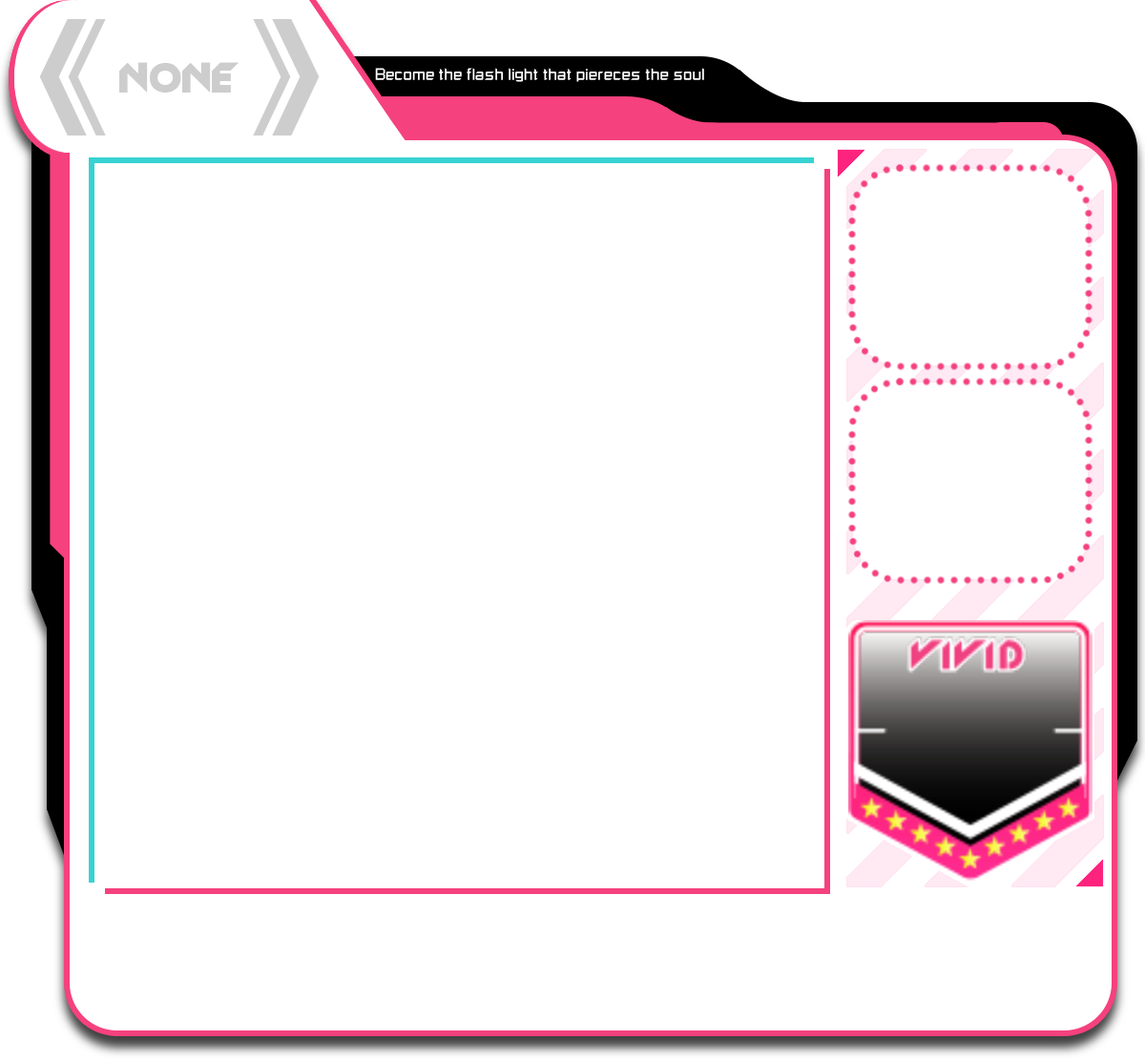
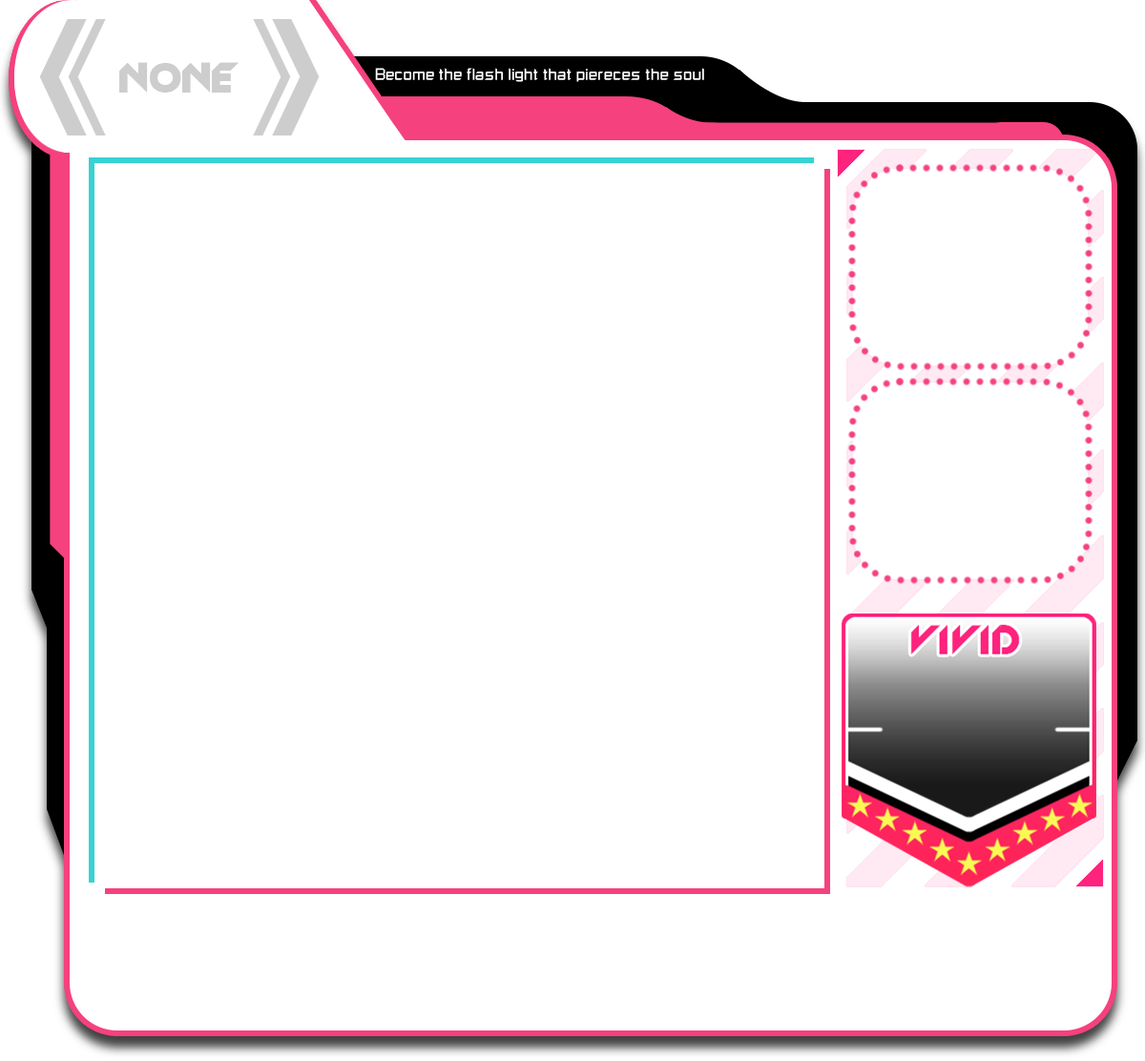
The second 1145×1061 image is a revision of the first. Changes to its layers:
painted on "vivid" over [841, 613, 1097, 888]
